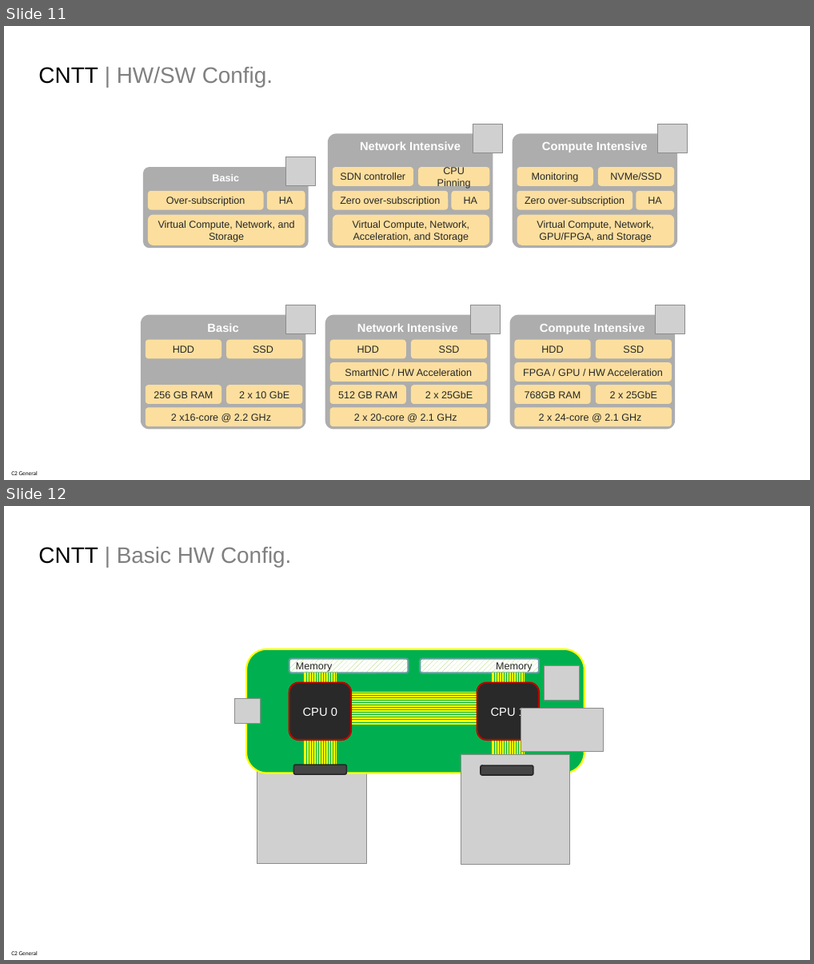
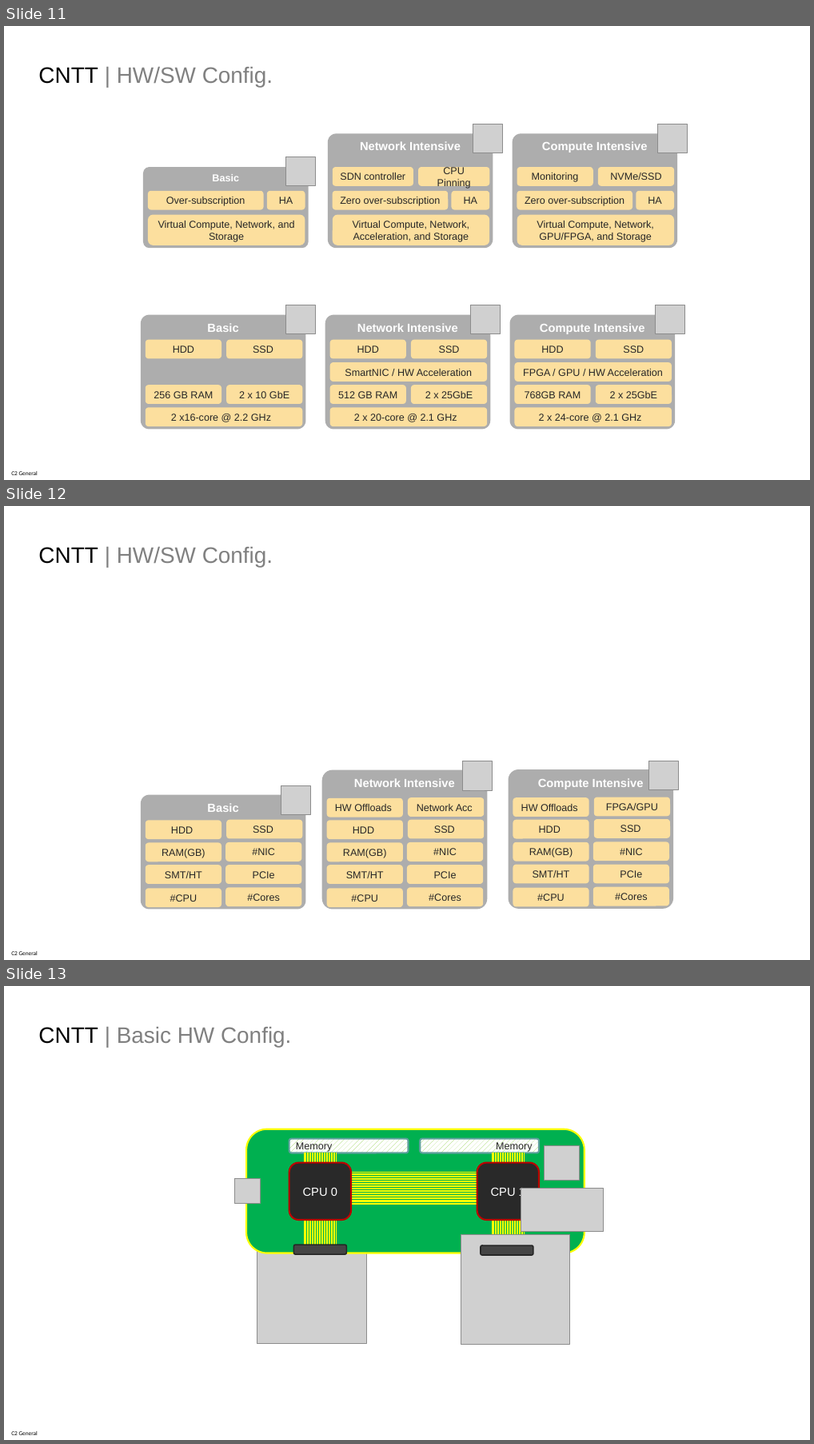
Before and after one commit to anuket-project/anuket-specifications, a slide deck: artifacts/CNTT_Artifact.pptx. Shown one above the other, each under a label of ours: slides 11 and 12 before the commit, slides 11, 12 and 13 after it. The pictures are 814x964 and 814x1444 pixels, drawn with LibreOffice and Linux fonts; fonts in the diff are those of the drawing; grey boxes stand for pictures. Boxes give left, top, right and bottom in pixels: in the first picture for what was removed or moved away, otherwise in the second. Text is boxed around its words. In the diff, an @@ line names an element or a change of style, - is before the commit and + after.

```diff
--- a/artifacts/CNTT_Artifact.pptx
+++ b/artifacts/CNTT_Artifact.pptx
@@ slide 12 added at [4, 506, 810, 960], background #FFFFFF; not listed: 1 template element that a slide beside it also shows @@
@@ text added at [38, 547, 273, 567], 26.7 pt, text #808080 @@
+CNTT | HW/SW Config.
@@ group added at [322, 761, 493, 909]: 11 rounded rectangles, 1 picture @@
+Network Intensive
+SMT/HT
+PCIe
+#NIC
+SSD
+#CPU
+#Cores
+RAM(GB)
+HDD
+Network Acc
+HW Offloads
@@ group added at [509, 760, 679, 908]: 11 rounded rectangles, 1 picture @@
+Compute Intensive
+SMT/HT
+PCIe
+#NIC
+SSD
+#CPU
+#Cores
+RAM(GB)
+HDD
+FPGA/GPU
+HW Offloads
@@ group added at [141, 785, 311, 909]: 9 rounded rectangles, 1 picture @@
+Basic
+SMT/HT
+PCIe
+#NIC
+SSD
+#CPU
+#Cores
+RAM(GB)
+HDD
@@ what was slide 12 is now slide 13 @@
```
Also in this commit, not shown: 2 other files.
